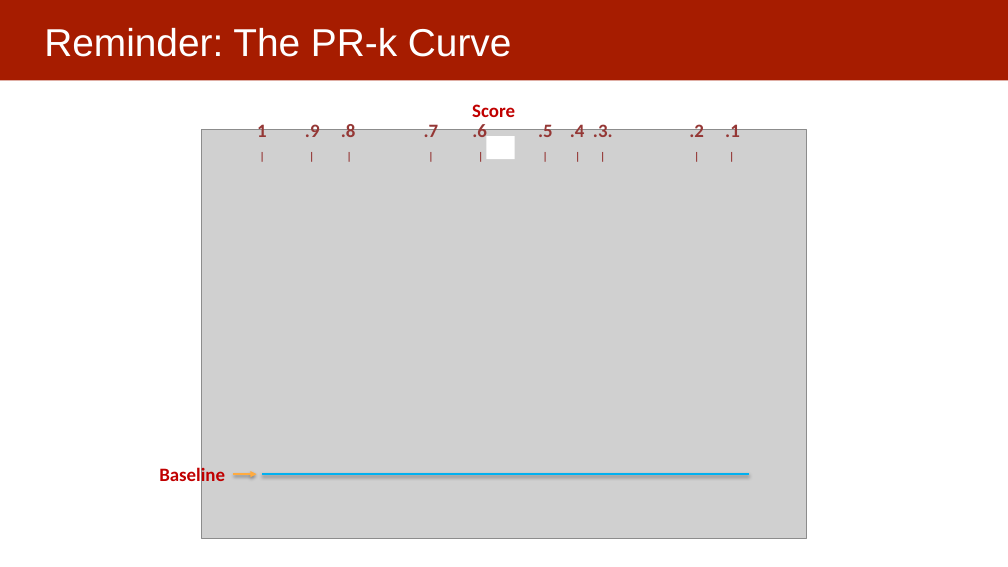
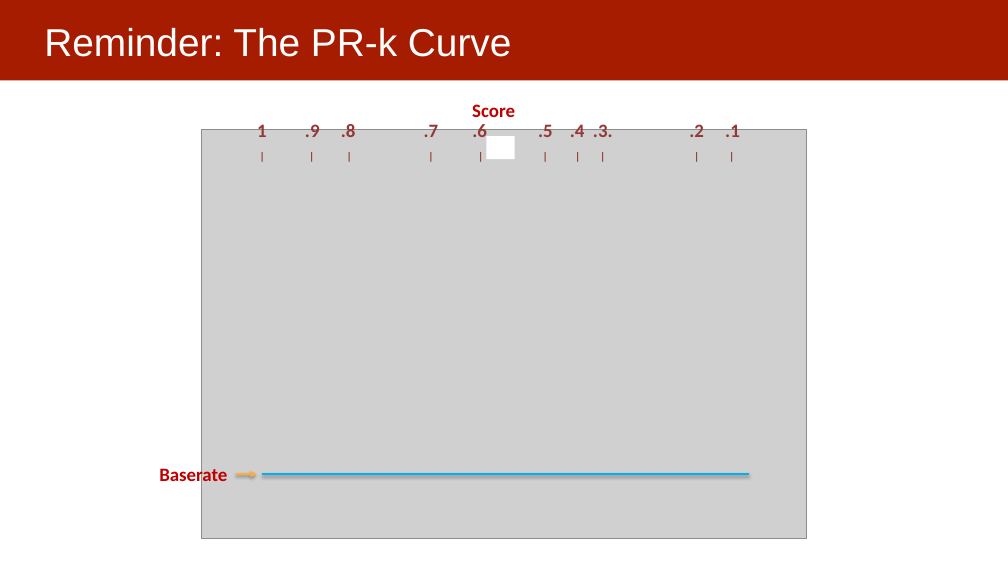
Before and after one commit to dssg/mlforpublicpolicylab, a slide deck: slide 8 of Lectures/11-model-selection-and-validation-part-2.pptx. Drawn at 1008x567 pixels with LibreOffice and Linux fonts; fonts in the diff are those of the drawing; grey boxes stand for pictures. Boxes give left, top, right and bottom in pixels: in the first picture for what was removed or moved away, otherwise in the second. Text is boxed around its words. In the diff, an @@ line names an element or a change of style, - is before the commit and + after.

Commit message:
updated

```diff
--- a/Lectures/11-model-selection-and-validation-part-2.pptx
+++ b/Lectures/11-model-selection-and-validation-part-2.pptx
@@ text at [159, 465, 227, 486]: text changed @@
-Baseline
+Baserate
```
